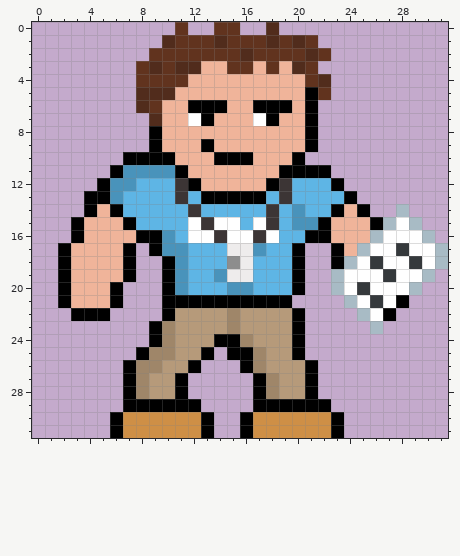
Pixel-art sprite: src/main/resources/graphics/Unicef_right1.png. The picture above is the old version.
The file is 32x32 pixels.
The same view after the edit:
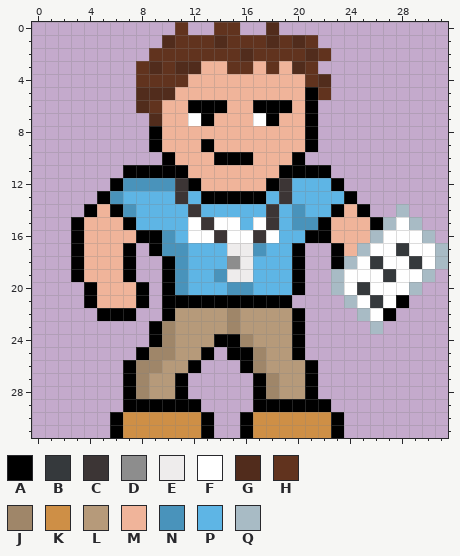
Palette (. is transparent): A #000000  B #35393c  C #3c3535  D #8d8d8d  E #eeecec  F #ffffff  G #512c1c  H #61331e  J #9f8669  K #ce8f46  L #b69a7a  M #f0b49a  N #4993bb  P #5eb5e5  Q #a8bbc5
Diff:
{"y":10,"x":7,"old":"AAA","new":"..."}
{"y":11,"x":6,"old":"ANNNN","new":".AAAA"}
{"y":12,"x":5,"old":"AN","new":".A"}
{"y":12,"x":8,"old":"PPP","new":"NNN"}
{"y":13,"x":4,"old":"A","new":"."}
{"y":14,"x":7,"old":"P","new":"N"}
{"y":17,"x":2,"old":"AM","new":".A"}
{"y":18,"x":2,"old":"AM","new":".A"}
{"y":19,"x":2,"old":"AM","new":".A"}
{"y":20,"x":2,"old":"AMM","new":"..A"}
{"y":20,"x":6,"old":"A..","new":"MMA"}
{"y":21,"x":2,"old":"AMM","new":"..A"}
{"y":21,"x":6,"old":"A..","new":"MMA"}
{"y":22,"x":3,"old":"AA","new":".."}
{"y":22,"x":6,"old":"..","new":"AA"}
{"label":"changed","picture_box":[58,152,175,321]}
